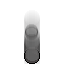
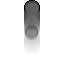
Two versions of the same layered image (w=64, h=64). Layer-by-layer changes:
painted on "Layer 2 copy 3" over box(24, 0, 40, 64)
